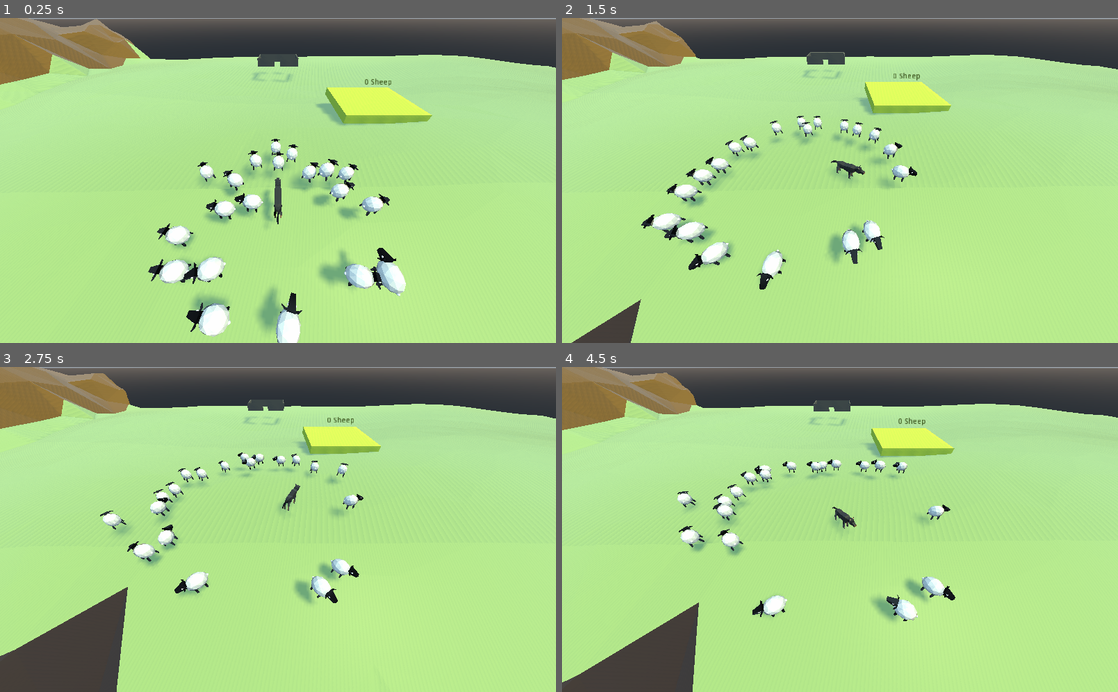
Above: before the commit, frames 1-4 (two rows, left to right).
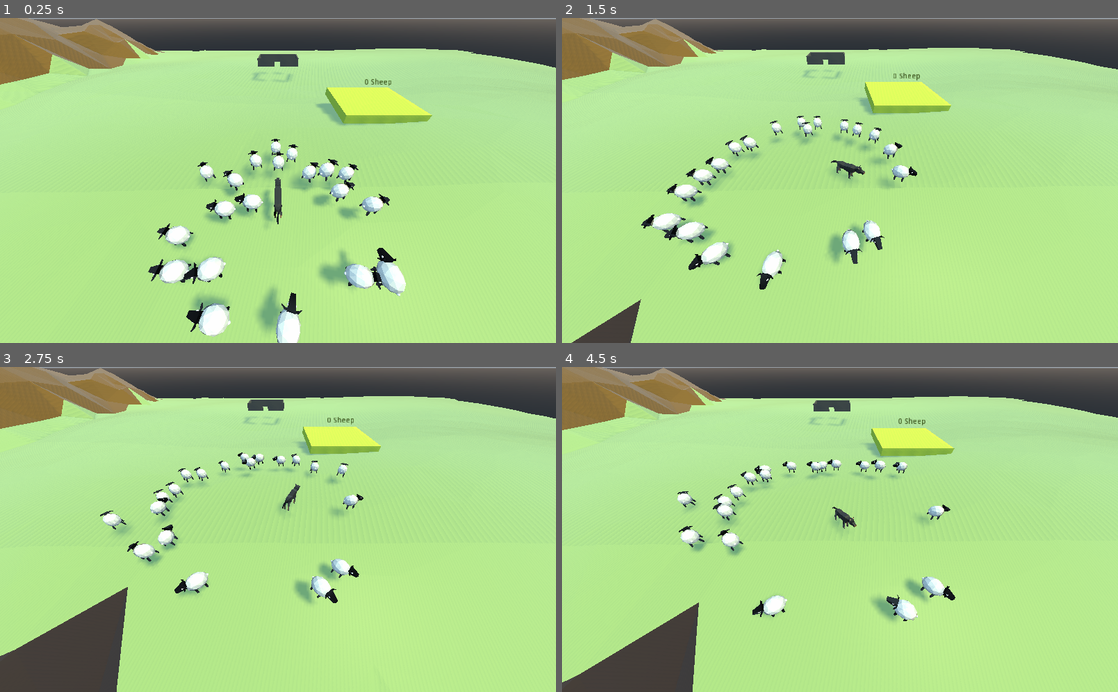
Above: after the commit, the same moments.

Repository: panic-fennecs/ideal-garbanzo
Game: Godot game, scene res://Main.tscn
The game is run twice, just before and just after one commit, with the same random seed, the same clock (stepped at 60 frames per second) and the same inputs.
Inputs (mouse positions are in pixels of both pictures, inside the frame that each line leads up to):
- Up to frame 1 (0.25 s): no input
- Up to frame 2 (1.5 s): move the mouse to (962, 164) at 0.52 s; click (962, 164) at 0.67 s; drag from (728, 196) to (812, 245) at 1.27 s
- Up to frame 3 (2.75 s): move the mouse to (333, 458) at 2.02 s; click (333, 458) at 2.17 s
- Up to frame 4 (4.5 s): drag from (812, 594) to (673, 480) at 2.77 s; move the mouse to (1006, 578) at 3.52 s; click (1006, 578) at 3.67 s; drag from (673, 480) to (756, 448) at 4.27 s

The runs differ from the first frame. In frame 1, 1.4% of the frame differs, in the area x 14-99%, y 0-15%; in frame 2, 1.6%; in frame 3, 1.8%, in the area x 15-97%, y 0-46%; in frame 4, 1.8%.

Commit message:
1000 far plane

Diff:
--- a/Main.tscn
+++ b/Main.tscn
@@ -23,6 +23,7 @@
 transform = Transform( 1, 0, 0, 0, 0.642788, 0.766044, 0, -0.766044, 0.642788, 0, 15, 0 )
 current = true
 fov = 100.0
+far = 1000.0
 script = ExtResource( 4 )
 
 [node name="Dog" parent="." instance=ExtResource( 3 )]
